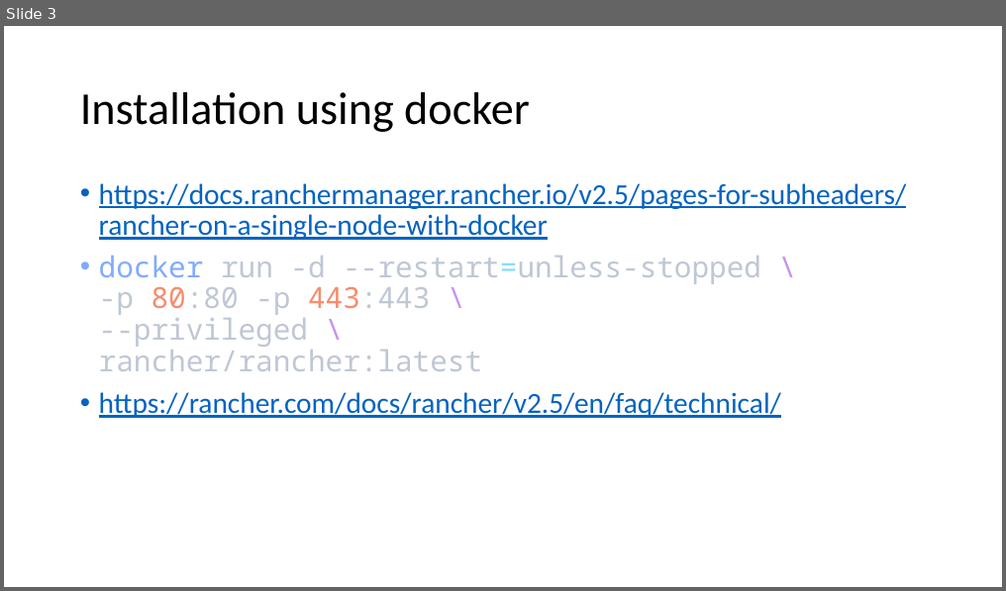
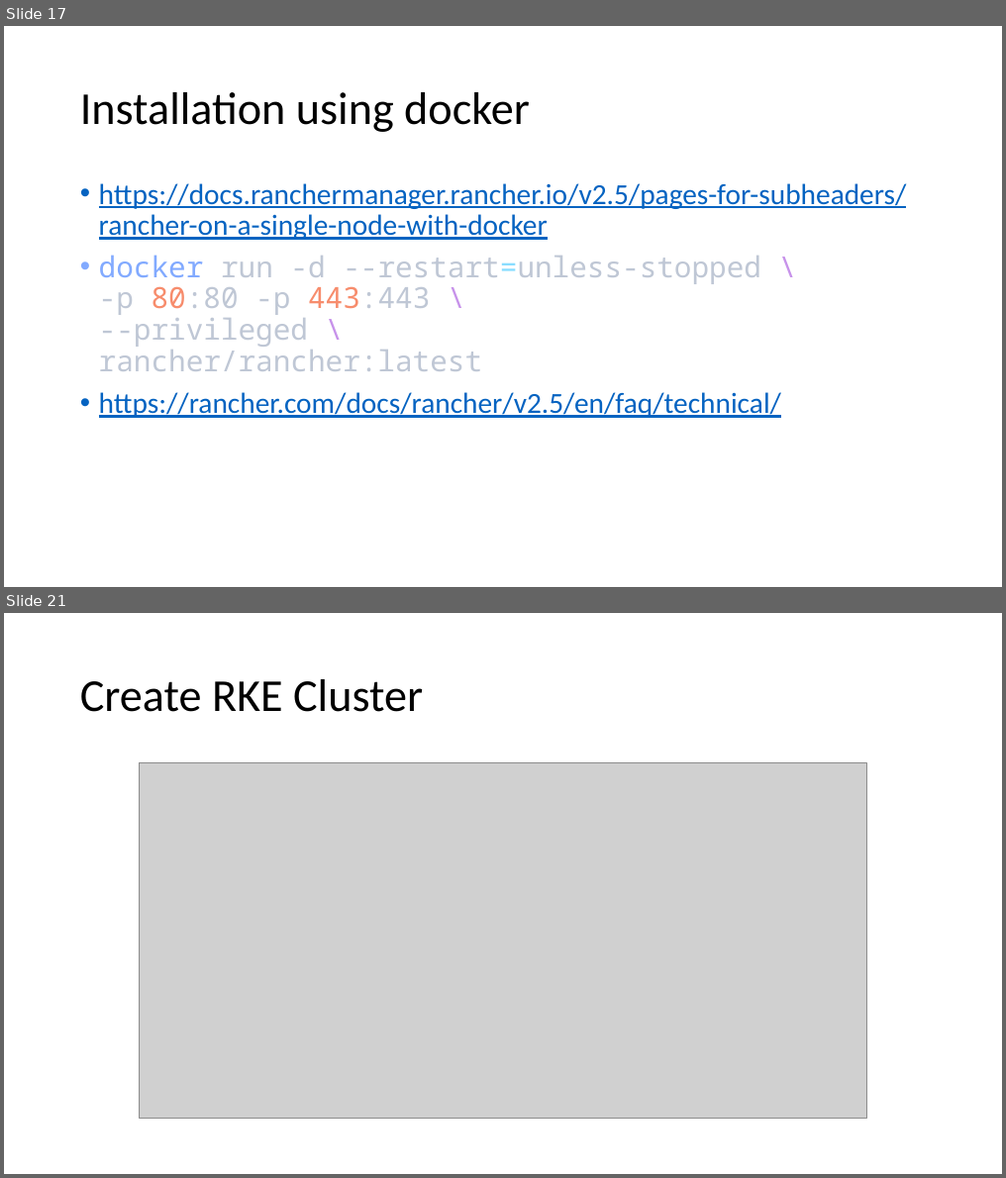
Before and after one commit to amitopenwriteup/my_proj, a slide deck: Rancher.pptx. Shown one above the other, each under a label of ours: slide 3 before the commit, slides 17 and 21 after it; the slides between them are not shown. The pictures are 1006x591 and 1006x1178 pixels, drawn with LibreOffice and Linux fonts; fonts in the diff are those of the drawing; grey boxes stand for pictures. Boxes give left, top, right and bottom in pixels: in the first picture for what was removed or moved away, otherwise in the second. Text is boxed around its words. In the diff, an @@ line names an element or a change of style, - is before the commit and + after.

```diff
--- a/Rancher.pptx
+++ b/Rancher.pptx
@@ slide 21 added at bbox=[4, 613, 1002, 1174], background #FFFFFF @@
@@ title added at bbox=[80, 679, 423, 712], 44 pt, text #000000 @@
+Create RKE Cluster
@@ picture added at bbox=[140, 762, 866, 1119] @@
@@ what was slide 3 is now slide 17 @@
```
Also in this commit, not shown: 1 slide changed, 20 other slides added, 4 other files.
